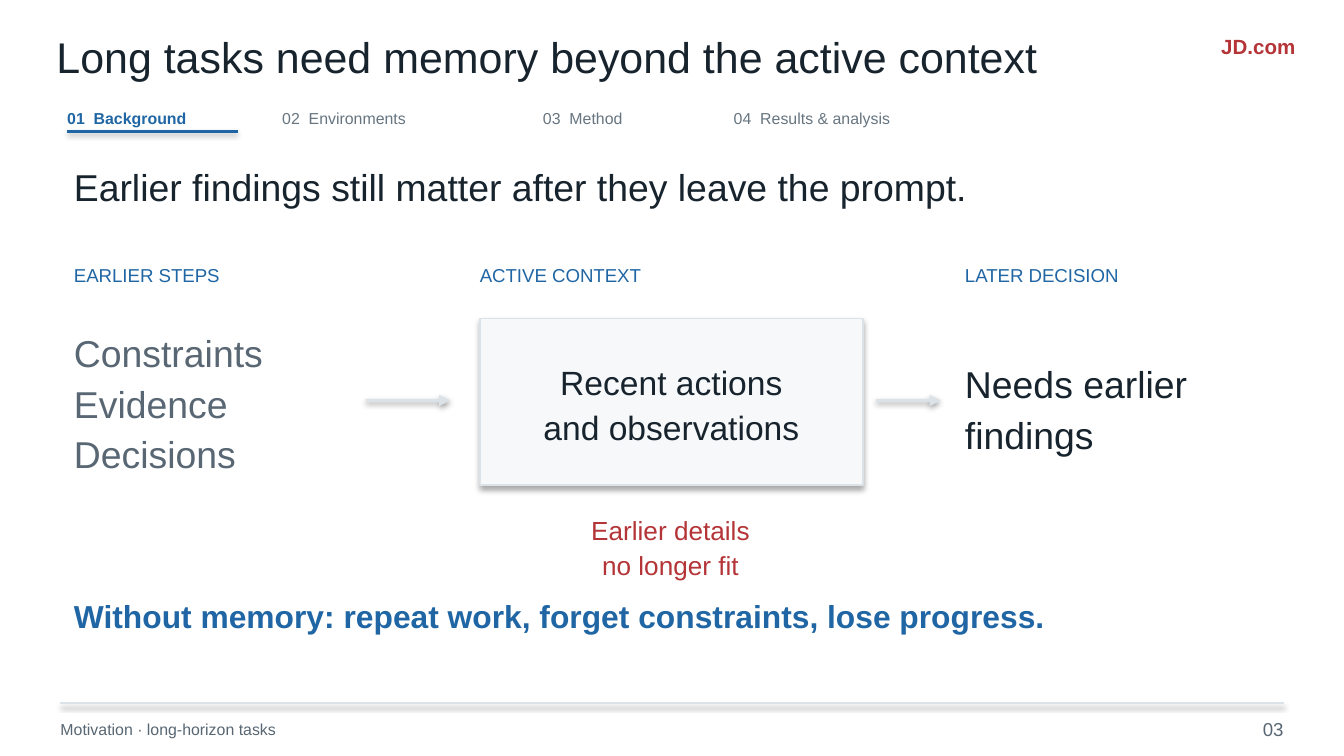
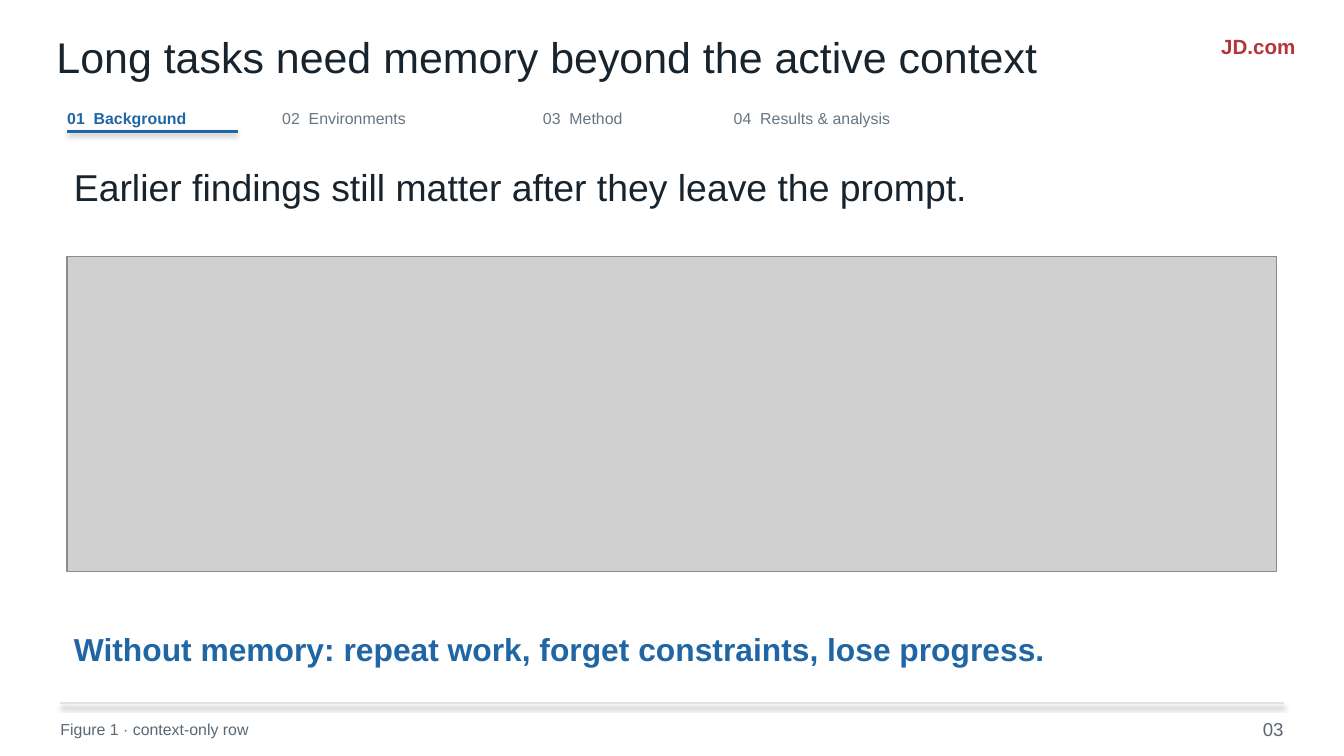
Before and after one commit to liruiluo/agentmemorygym, a slide deck: slide 3 of assets/slides/coding-agent-memory-post-training-slides.pptx. Drawn at 1344x756 pixels with LibreOffice and Linux fonts; fonts in the diff are those of the drawing; grey boxes stand for pictures. Boxes give left, top, right and bottom in pixels: in the first picture for what was removed or moved away, otherwise in the second. Text is boxed around its words. In the diff, an @@ line names an element or a change of style, - is before the commit and + after.

Commit message:
Illustrate the memory problem before introducing CAMP

```diff
--- a/assets/slides/coding-agent-memory-post-training-slides.pptx
+++ b/assets/slides/coding-agent-memory-post-training-slides.pptx
@@ picture added at <box>67,257,1277,571</box> @@
@@ text removed at <box>74,269,220,282</box> @@
-EARLIER STEPS
@@ text removed at <box>480,269,641,282</box> @@
-ACTIVE CONTEXT
@@ text removed at <box>965,269,1119,282</box> @@
-LATER DECISION
@@ rectangle removed at <box>480,319,863,485</box> @@
@@ text removed at <box>74,340,263,469</box> @@
-Constraints
-Evidence
-Decisions
@@ text removed at <box>543,370,799,441</box> @@
-Recent actions
-and observations
@@ text removed at <box>965,371,1187,456</box> @@
-Needs earlier
-findings
@@ arrow removed from (366, 401) to (450, 401) @@
@@ arrow removed from (876, 401) to (941, 401) @@
@@ text removed at <box>591,521,750,581</box> @@
-Earlier details
-no longer fit
@@ text "Without memory: repeat work, forget ...": place and size @@
-text "Without memory: repeat work, forget ..." at <box>74,605,1044,634</box>
+text "Without memory: repeat work, forget ..." at <box>74,638,1044,667</box>
@@ text at <box>60,723,249,739</box>: text changed @@
-Motivation · long-horizon tasks
+Figure 1 · context-only row
```
Also in this commit, not shown: 1 other slide changed, 16 other files.
